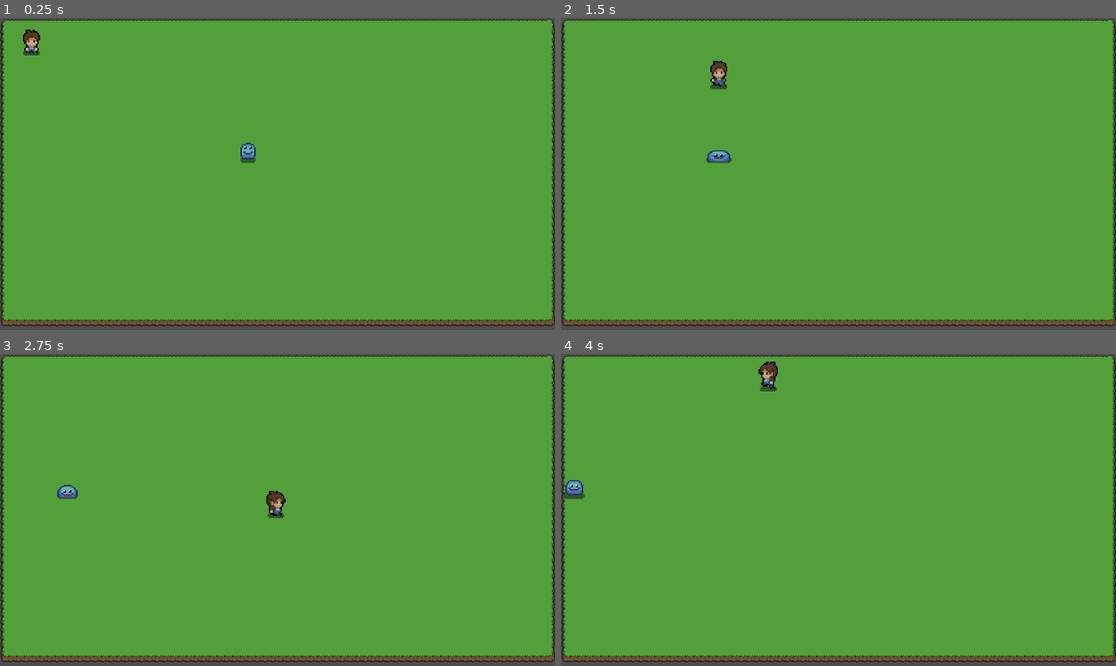
Above: before the commit, frames 1-4 (two rows, left to right).
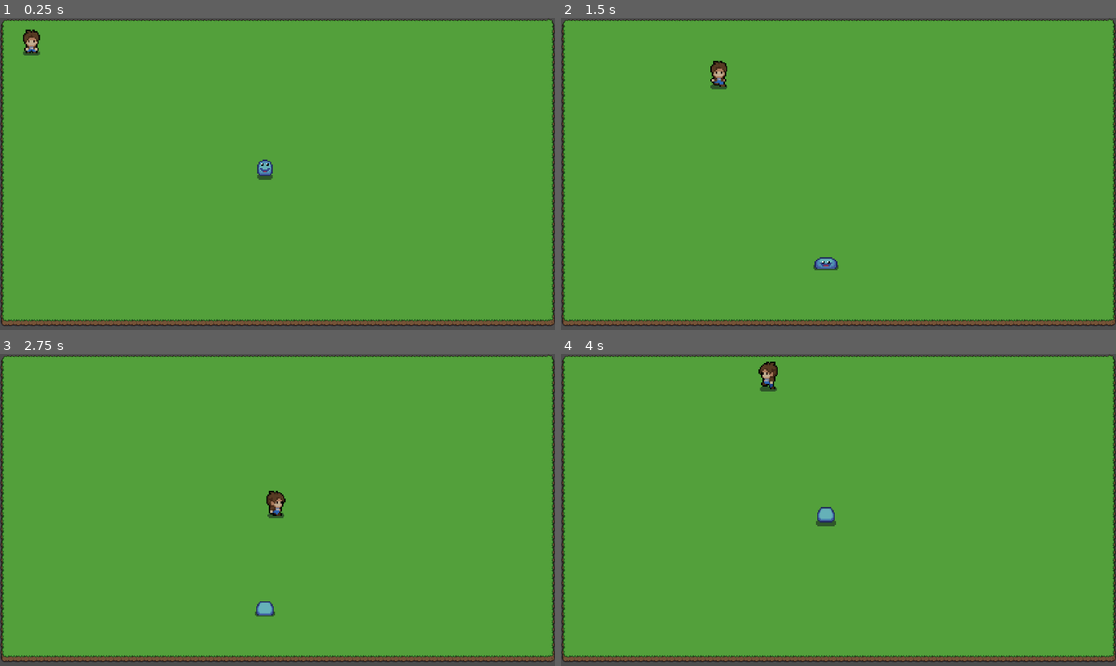
Above: after the commit, the same moments.

Repository: CCV-JamesNye/multiverse-rpg-project
Game: Godot game, scene res://Scenes/Worlds/Test World/test_level.tscn
Same seed, same stepped clock (60 frames per second), same inputs: the game is played once before the commit and once after it.
Inputs:
- Up to frame 1 (0.25 s): no input
- Up to frame 2 (1.5 s): tap Enter at 0.5 s; hold Right (move_right) 0.53-1.28 s; hold Down (move_down) from 1.28 s (still down)
- Up to frame 3 (2.75 s): release Down (move_down) at 2.03 s; hold Right (move_right) from 2.03 s (still down)
- Up to frame 4 (4 s): release Right (move_right) at 2.78 s; hold Up (move_up) 2.78-3.53 s; hold Left (move_left) from 3.53 s (still down)

The runs differ from the first frame. In frame 1, 0.3% of the frame differs, in the area x 43-50%, y 39-52%; in frame 2, 0.3%; in frame 3, 0.3%; in frame 4, 0.4%, in the area x 0-50%, y 40-56%.

Commit message:
Patrolling Slime
Allowed the Slime to move while Patrolling.

Diff:
--- a/Scenes/Worlds/Homeworld/Enemies/Slime/Scripts/enemy_slime.gd
+++ b/Scenes/Worlds/Homeworld/Enemies/Slime/Scripts/enemy_slime.gd
@@ -1,14 +1,26 @@
 extends CharacterBody2D
 
 @export var patrol_speed: float = 150.0
-var direction : Vector2 = Vector2.LEFT
+var direction : Vector2 = Vector2.DOWN
 var facing = "down"
 enum state {IDLE, PATROL, CHASE}
 var current_state : state = state.PATROL
 @onready var animated_sprite_2d: AnimatedSprite2D = $AnimatedSprite2D
+@onready var wall_detector: RayCast2D = $WallDetector
 
 func _physics_process(delta: float) -> void:
 	move_and_collide(velocity * delta)
+	if wall_detector.is_colliding():
+		if direction == Vector2.DOWN:
+			direction = Vector2.UP
+			facing = "up"
+			wall_detector.position.y = -15
+			wall_detector.rotate(deg_to_rad(180))
+		elif direction == Vector2.UP:
+			direction = Vector2.DOWN
+			facing = "down"
+			wall_detector.position.y = 0
+			wall_detector.rotate(deg_to_rad(180))
 
 func _process(_delta: float) -> void:
 	if current_state == state.IDLE:
--- a/Scenes/Worlds/Homeworld/Enemies/Slime/enemy_slime.tscn
+++ b/Scenes/Worlds/Homeworld/Enemies/Slime/enemy_slime.tscn
@@ -284,3 +284,6 @@
 [node name="CollisionShape2D" type="CollisionShape2D" parent="." unique_id=715383869]
 position = Vector2(0, -7.5)
 shape = SubResource("RectangleShape2D_51wgi")
+
+[node name="WallDetector" type="RayCast2D" parent="." unique_id=269917672]
+target_position = Vector2(0, 3)
